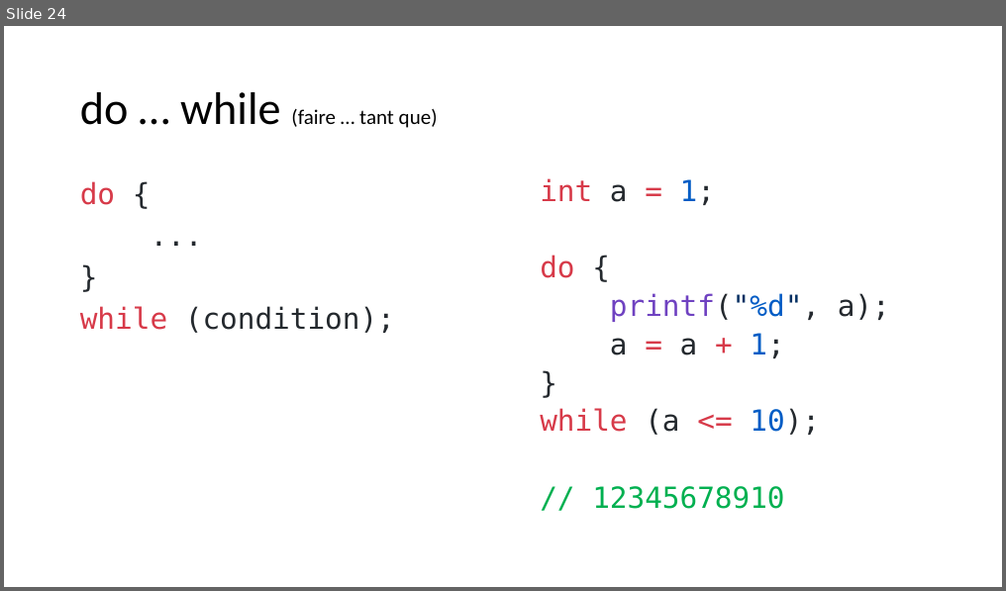
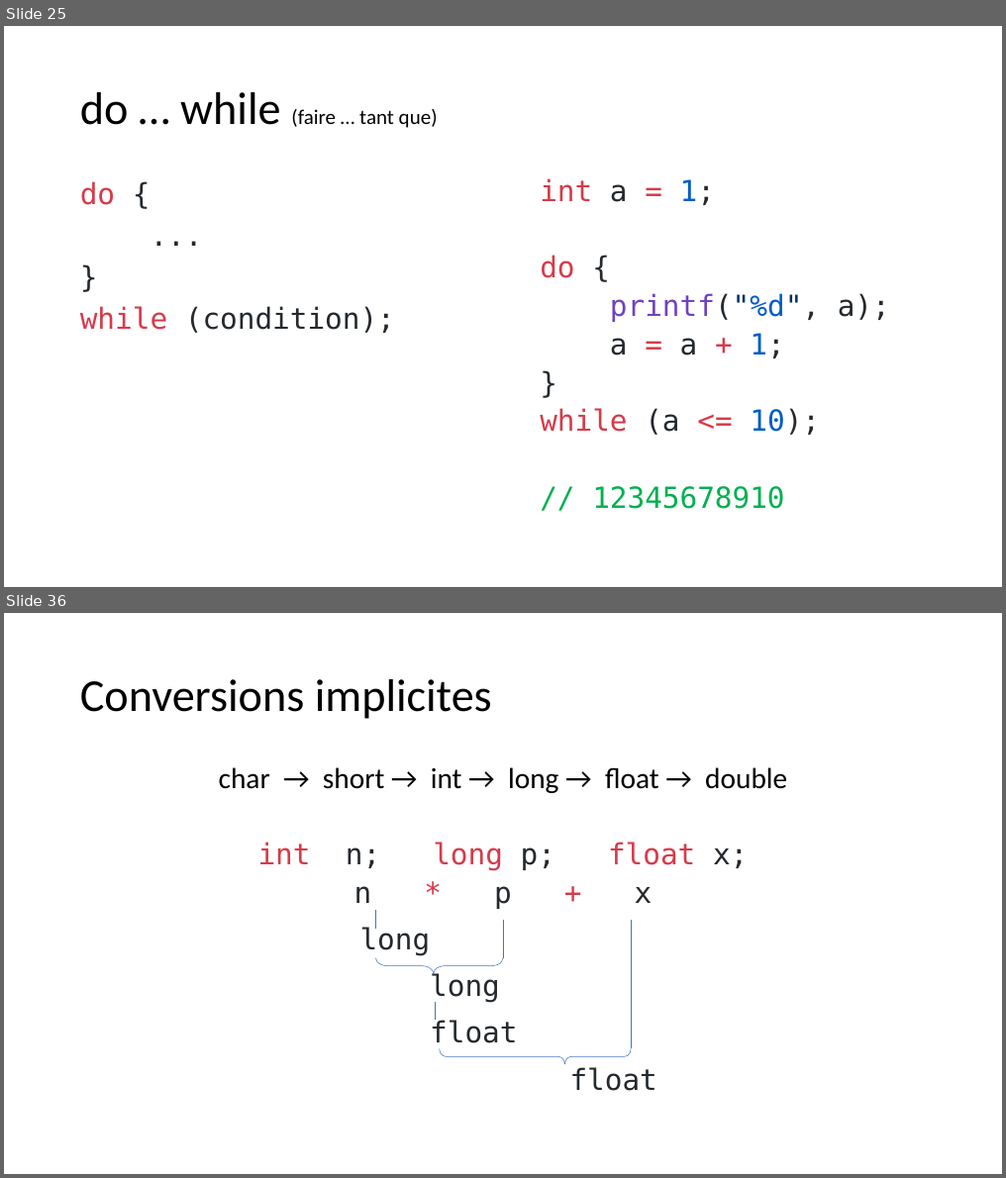
Before and after one commit to standard3/BTS1, a slide deck: 02_C/02_Types-et-operateurs/Types et opérateurs en C.pptx. Shown one above the other, each under a label of ours: slide 24 before the commit, slides 25 and 36 after it; the slides between them are not shown. The pictures are 1006x591 and 1006x1178 pixels, drawn with LibreOffice and Linux fonts; fonts in the diff are those of the drawing. Boxes give left, top, right and bottom in pixels: in the first picture for what was removed or moved away, otherwise in the second. Text is boxed around its words. In the diff, an @@ line names an element or a change of style, - is before the commit and + after.

```diff
--- a/02_C/02_Types-et-operateurs/Types et opérateurs en C.pptx
+++ b/02_C/02_Types-et-operateurs/Types et opérateurs en C.pptx
@@ slide 36 added at <box>4,613,1002,1174</box>, background #FFFFFF @@
@@ title added at <box>80,679,492,719</box>, 44 pt, text #000000 @@
+Conversions implicites
@@ text added at <box>219,767,787,1091</box>, 28 pt, text #000000 @@
+char → short → int → long → float → double
+int n; long p; float x;
+n * p + x
+long
+long
+float
+float
@@ line added from (376, 910) to (376, 929), #4472C4 0.5 pt @@
@@ line added from (503, 920) to (503, 959), #4472C4 0.5 pt @@
@@ line added from (631, 920) to (631, 1050), #4472C4 0.5 pt @@
@@ right brace added at <box>375,959,503,974</box>, outline #4472C4 0.5 pt @@
@@ line added from (435, 1001) to (435, 1020), #4472C4 0.5 pt @@
@@ right brace added at <box>440,1049,631,1064</box>, outline #4472C4 0.5 pt @@
@@ what was slide 24 is now slide 25 @@
```
Also in this commit, not shown: 3 slides changed, 13 other slides added, 6 other files.
